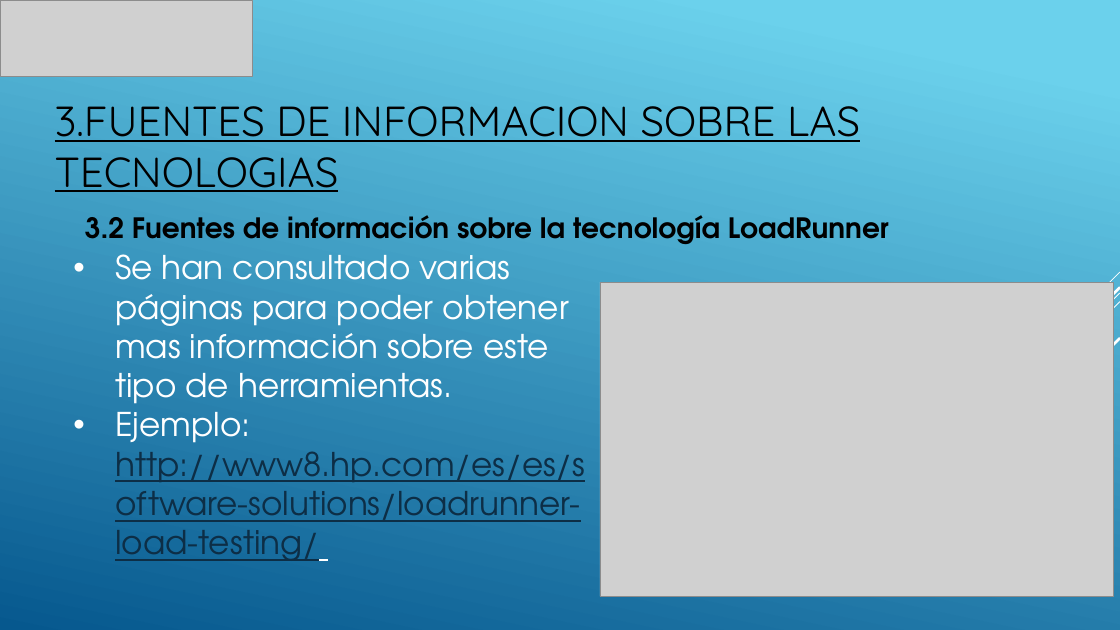
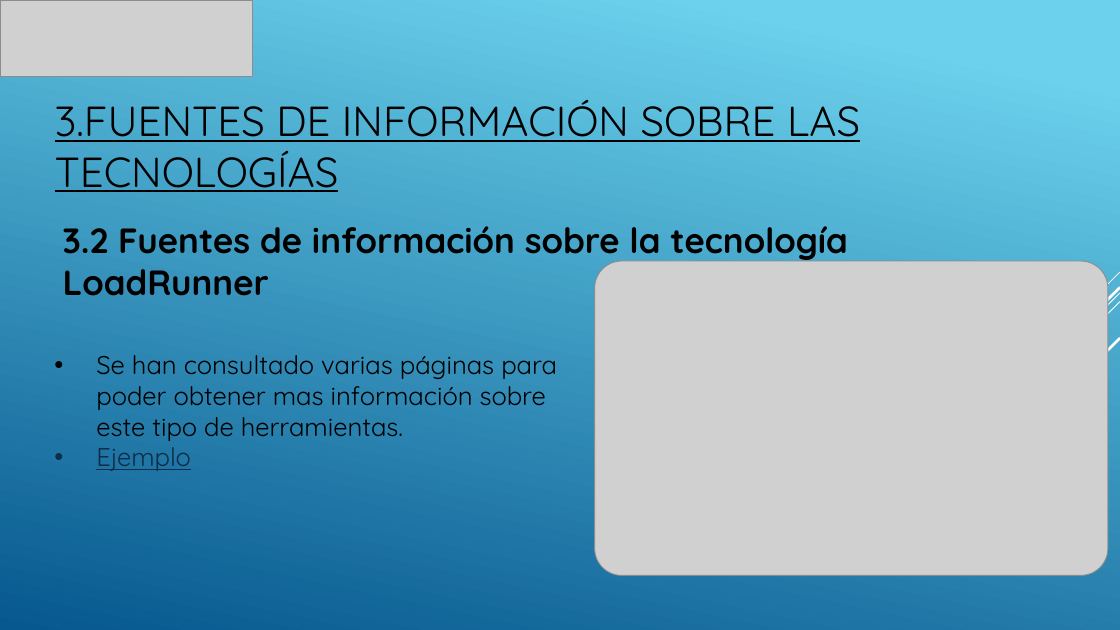
Before and after one commit to PedroISP/TG1, a slide deck: slide 10 of TG1_final.pptx. Drawn at 1120x630 pixels with LibreOffice and Linux fonts; fonts in the diff are those of the drawing; grey boxes stand for pictures. Boxes give left, top, right and bottom in pixels: in the first picture for what was removed or moved away, otherwise in the second. Text is boxed around its words. In the diff, an @@ line names an element or a change of style, - is before the commit and + after.

```diff
--- a/TG1_final.pptx
+++ b/TG1_final.pptx
@@ title at (x1=55, y1=100, x2=860, y2=192): text changed @@
-3.FUENTES DE INFORMACION SOBRE LAS TECNOLOGIAS
+3.FUENTES DE INFORMACIÓN SOBRE LAS TECNOLOGÍAS
@@ text "3.2 Fuentes de información sobre ..." moved from (x1=85, y1=215, x2=889, y2=244) to (x1=63, y1=226, x2=848, y2=296) @@
@@ text "3.2 Fuentes de información sobre ..." at (x1=63, y1=226, x2=848, y2=296): size 24 to 30 pt, font TeX Gyre Adventor to Quicksand @@
@@ picture moved from (x1=600, y1=282, x2=1113, y2=597) to (x1=595, y1=261, x2=1108, y2=576) @@
@@ text "Se han consultado varias páginas ..." moved from (x1=115, y1=254, x2=585, y2=561) to (x1=96, y1=355, x2=557, y2=471) @@
@@ text at (x1=96, y1=355, x2=557, y2=441): size 28 to 22 pt, font TeX Gyre Adventor to Quicksand, text colour #FFFFFF to #000000 @@
@@ text at (x1=96, y1=440, x2=191, y2=471): text changed; size 28 to 22 pt; font TeX Gyre Adventor to Quicksand @@
-• Ejemplo: http://www8.hp.com/es/es/software-solutions/loadrunner-load-testing/
+• Ejemplo
```
Also in this commit, not shown: 7 other slides changed, 4 slides added, 1 other file.
